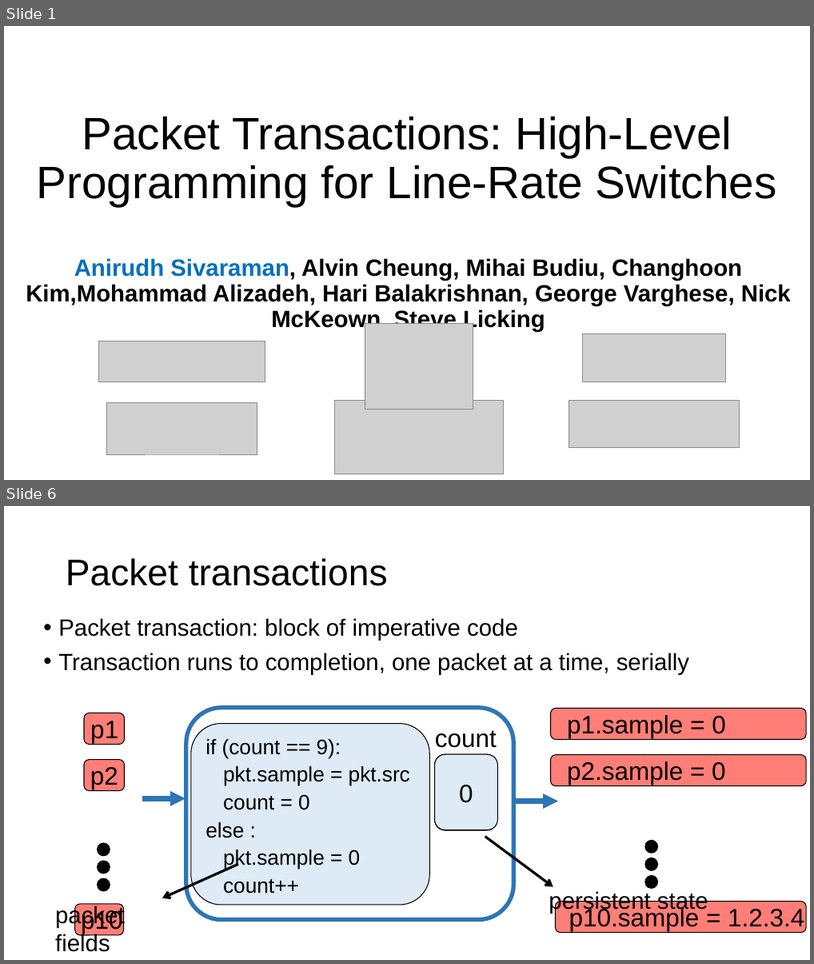
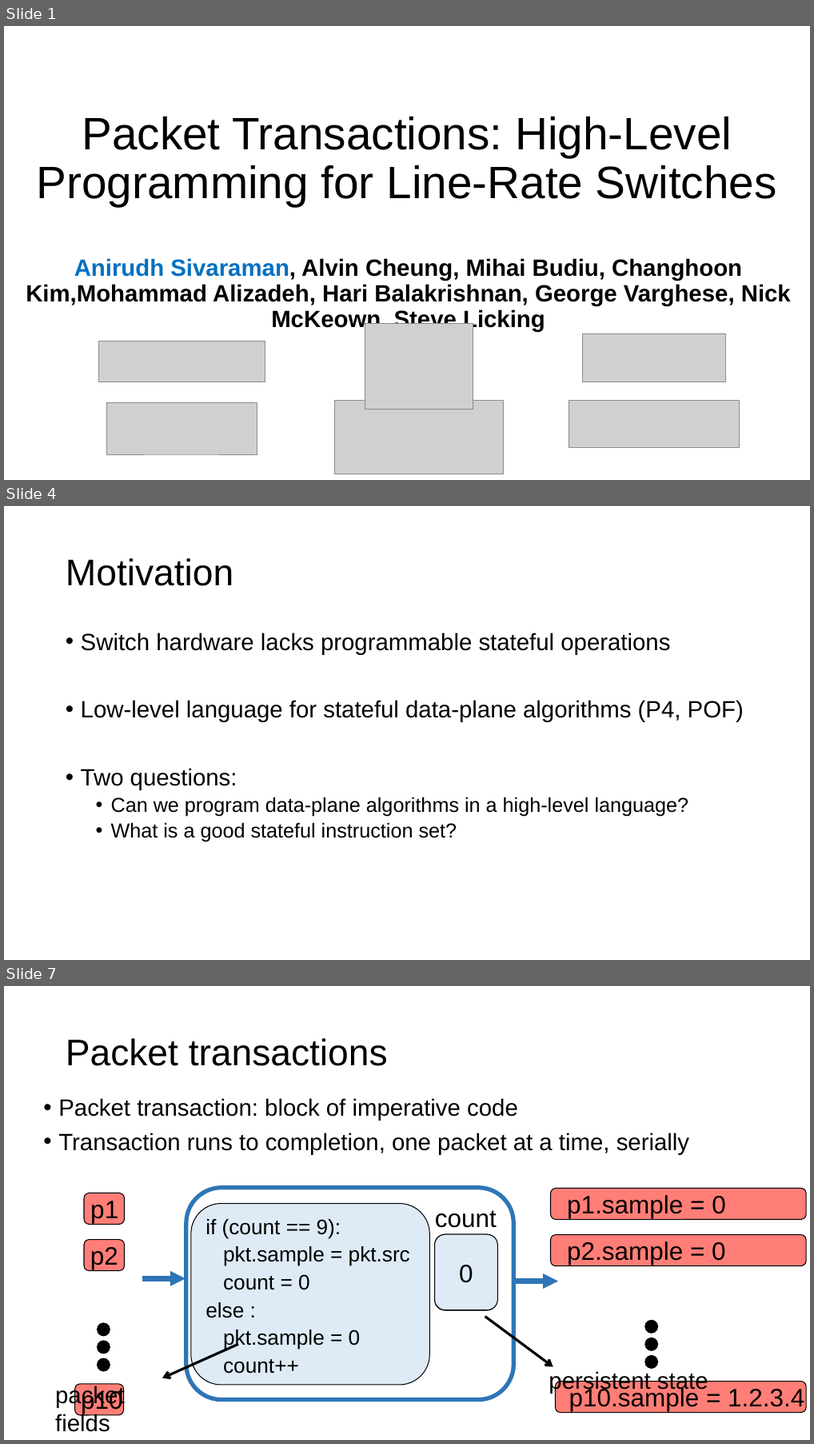
Before and after one commit to anirudhSK/pifo-domino-marple-ppts, a slide deck: domino_sigcomm.pptx. Shown one above the other, each under a label of ours: slides 1 and 6 before the commit, slides 1, 4 and 7 after it; the slides between them are not shown. The pictures are 814x964 and 814x1444 pixels, drawn with LibreOffice and Linux fonts; fonts in the diff are those of the drawing; grey boxes stand for pictures. Boxes give left, top, right and bottom in pixels: in the first picture for what was removed or moved away, otherwise in the second. Text is boxed around its words. In the diff, an @@ line names an element or a change of style, - is before the commit and + after.

```diff
--- a/domino_sigcomm.pptx
+++ b/domino_sigcomm.pptx
@@ slide 4 added at (4, 506, 810, 960), background #FFFFFF @@
@@ title added at (66, 558, 234, 586), 44 pt, text #000000 @@
+Motivation
@@ text added at (81, 632, 744, 842), 28 pt, text #000000 @@
+• Switch hardware lacks programmable stateful operations
+• Low-level language for stateful data-plane algorithms (P4, POF)
+• Two questions:
+  • Can we program data-plane algorithms in a high-level language?
+  • What is a good stateful instruction set?
@@ what was slide 6 is now slide 7 @@
```
Also in this commit, not shown: 8 slides changed, 7 other slides added, 1 slide removed.
